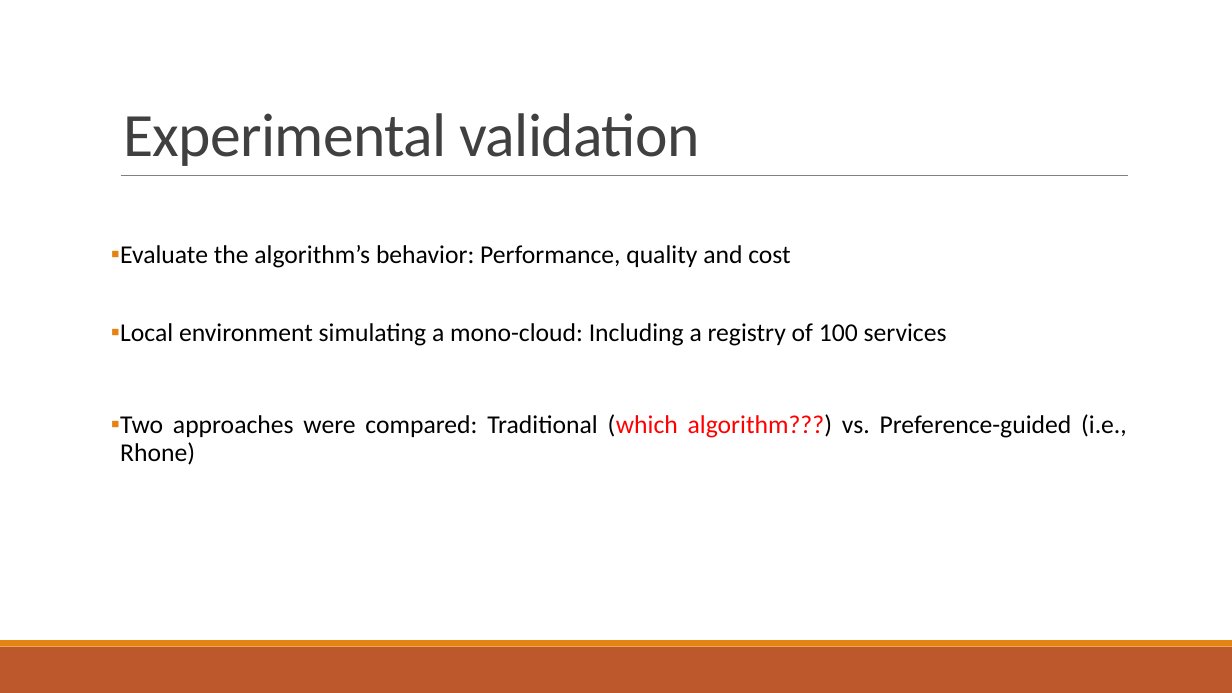
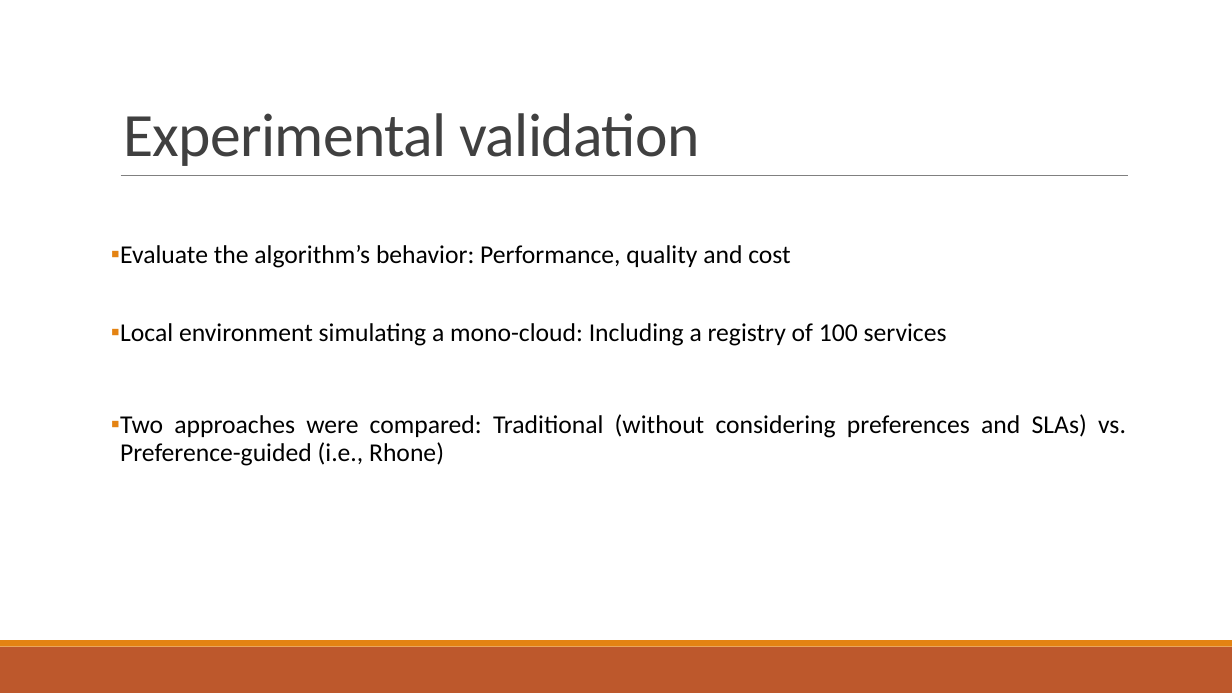
Before and after one commit to danielboni/DanielCarvalho-PhD, a slide deck: slide 26 of Presentations/ADBIS 2016/ADBIS-2016-Presentation.pptx. Drawn at 1232x693 pixels with LibreOffice and Linux fonts; fonts in the diff are those of the drawing. Boxes give left, top, right and bottom in pixels: in the first picture for what was removed or moved away, otherwise in the second. Text is boxed around its words. In the diff, an @@ line names an element or a change of style, - is before the commit and + after.

```diff
--- a/Presentations/ADBIS 2016/ADBIS-2016-Presentation.pptx
+++ b/Presentations/ADBIS 2016/ADBIS-2016-Presentation.pptx
@@ text at bbox=[120, 414, 1126, 466]: text changed @@
-▪ Two approaches were compared: Traditional (which algorithm???) vs. Preference-guided (i.e., Rhone)
+▪ Two approaches were compared: Traditional (without considering preferences and SLAs) vs. Preference-guided (i.e., Rhone)
```
Also in this commit, not shown: 5 other slides changed.
